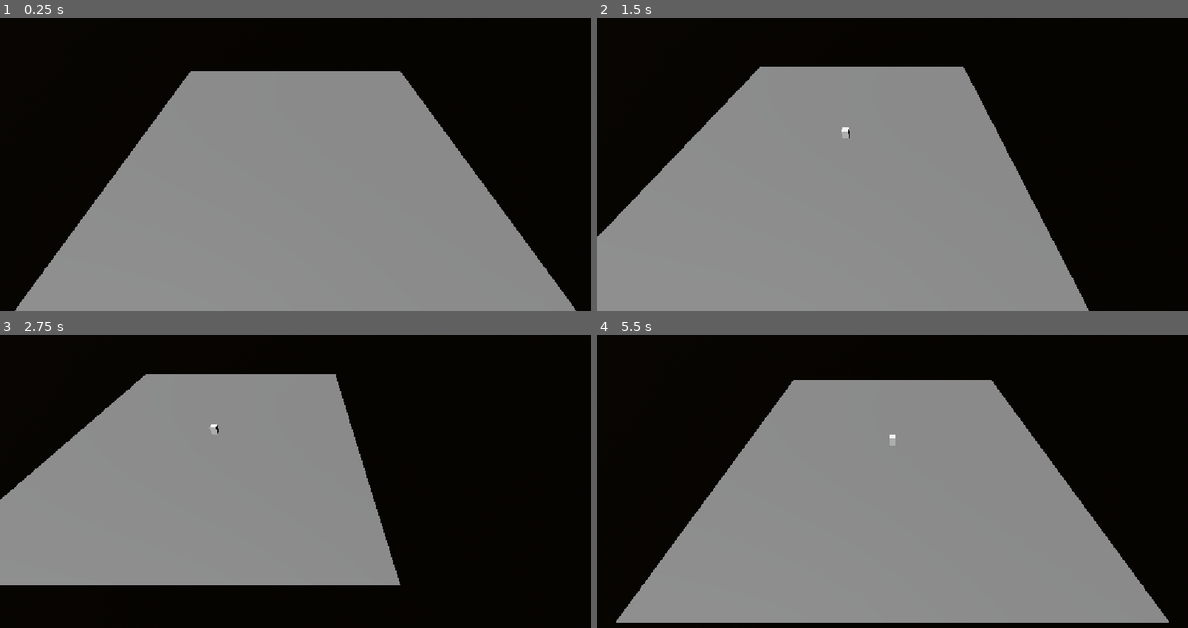
Above: before the commit, frames 1-4 (two rows, left to right).
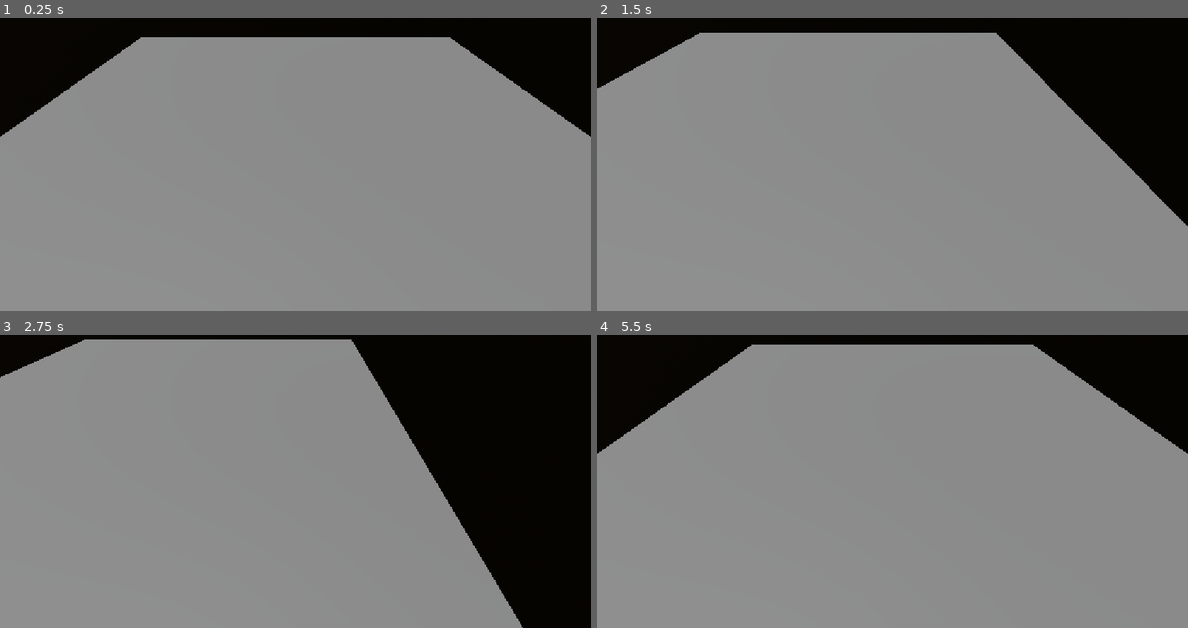
Above: after the commit, the same moments.

Repository: Pranav-Sashank/Metropolis
Game: Godot game, scene res://Scenes/World/world.tscn
Same seed, same stepped clock (60 frames per second), same inputs: the game is played once before the commit and once after it. The project has no main scene, so this scene is started directly.
Inputs (mouse positions are in pixels of both pictures, inside the frame that each line leads up to):
- Up to frame 1 (0.25 s): no input
- Up to frame 2 (1.5 s): tap Enter at 0.5 s; move the mouse to (1022, 129) at 0.52 s; hold Right (ui_right) 0.53-1.28 s; click (1022, 129) at 0.67 s; move the mouse to (774, 161) at 1.27 s; hold Down (ui_down) from 1.28 s (still down); click (774, 161) at 1.42 s
- Up to frame 3 (2.75 s): move the mouse to (354, 387) at 2.02 s; release Down (ui_down) at 2.03 s; hold Right (ui_right) from 2.03 s (still down); click (354, 387) at 2.17 s
- Up to frame 4 (5.5 s): move the mouse to (862, 528) at 2.77 s; release Right (ui_right) at 2.78 s; hold Up (ui_up) 2.78-3.53 s; click (862, 528) at 2.92 s; move the mouse to (1069, 510) at 3.52 s; hold Left (ui_left) 3.53-5.03 s; click (1069, 510) at 3.67 s; move the mouse to (715, 411) at 4.27 s; click (715, 411) at 4.42 s; move the mouse to (922, 460) at 5.02 s; hold Down (ui_down) from 5.03 s (still down); click (922, 460) at 5.17 s

The runs differ from the first frame. In frame 1, 32% of the frame differs, in the area x 0-100%, y 6-100%; in frame 2, 30%; in frame 3, 32%; in frame 4, 34%, in the area x 0-100%, y 3-100%.

Commit message:
Directions Setup

Diff:
--- a/new-game-project/Scenes/Camera/CameraRig.tscn
+++ b/new-game-project/Scenes/Camera/CameraRig.tscn
@@ -1,10 +1,10 @@
 [gd_scene format=3 uid="uid://04kc4ygqp26k"]
 
-[ext_resource type="Script" uid="uid://dmwh3jk0e0tpv" path="res://Scenes/World/camera_3d.gd" id="1_co4bg"]
+[ext_resource type="Script" uid="uid://r1qucbujawau" path="res://Scenes/Camera/camera_rig.gd" id="1_co4bg"]
 
-[node name="CameraRig" type="Node3D" unique_id=1349455347]
+[node name="CameraRig" type="Node3D" unique_id=1276894958]
+script = ExtResource("1_co4bg")
 
-[node name="Camera3D" type="Camera3D" parent="." unique_id=477655216]
-transform = Transform3D(1, 0, 0, 0, 0.7071068, 0.7071068, 0, -0.7071068, 0.7071068, 0, 48.175964, 48.175964)
+[node name="Camera3D" type="Camera3D" parent="." unique_id=1460542769]
+transform = Transform3D(1, 0, 0, 0, 0.70710677, 0.70710677, 0, -0.70710677, 0.70710677, 0, 25, 25)
 current = true
-script = ExtResource("1_co4bg")
--- a/new-game-project/Scenes/World/camera_3d.gd
+++ b/new-game-project/Scenes/Camera/camera_rig.gd
@@ -1,9 +1,9 @@
-extends Camera3D
+extends Node3D
 
-@export var move_speed := 20.0
+@export var move_speed: float = 20.0
 
 func _process(delta):
-	var direction = Vector3.ZERO
+	var direction := Vector3.ZERO
 
 	if Input.is_action_pressed("ui_up"):
 		direction.z -= 1
@@ -17,4 +17,7 @@
 	if Input.is_action_pressed("ui_right"):
 		direction.x += 1
 
+	if direction != Vector3.ZERO:
+		direction = direction.normalized()
+
 	position += direction * move_speed * delta
--- a/new-game-project/Scenes/World/world.tscn
+++ b/new-game-project/Scenes/World/world.tscn
@@ -1,7 +1,7 @@
 [gd_scene format=3 uid="uid://d3vnnnd2fe8u"]
 
-[ext_resource type="Script" uid="uid://dmwh3jk0e0tpv" path="res://Scenes/World/camera_3d.gd" id="1_t1gg8"]
 [ext_resource type="Script" uid="uid://dbjvbegdf8gt5" path="res://Scripts/World.gd" id="1_yp2ti"]
+[ext_resource type="PackedScene" uid="uid://04kc4ygqp26k" path="res://Scenes/Camera/CameraRig.tscn" id="2_3rhlx"]
 
 [sub_resource type="PhysicalSkyMaterial" id="PhysicalSkyMaterial_53ik6"]
 
@@ -27,11 +27,6 @@
 [node name="WorldEnvironment" type="WorldEnvironment" parent="DirectionalLight3D" unique_id=107877615]
 environment = SubResource("Environment_jdw53")
 
-[node name="Camera3D" type="Camera3D" parent="." unique_id=2128178348]
-transform = Transform3D(1, 0, 0, 0, 0.70710677, 0.70710677, 0, -0.70710677, 0.70710677, 0, 48.175964, 48.175964)
-current = true
-script = ExtResource("1_t1gg8")
-
 [node name="Ground" type="StaticBody3D" parent="." unique_id=1792650949]
 
 [node name="CollisionShape3D" type="CollisionShape3D" parent="Ground" unique_id=1530859313]
@@ -41,3 +36,5 @@
 mesh = SubResource("PlaneMesh_jdw53")
 
 [node name="BuildPreview" type="Marker3D" parent="." unique_id=185991780]
+
+[node name="CameraRig" parent="." unique_id=1276894958 instance=ExtResource("2_3rhlx")]
--- a/new-game-project/Scripts/World.gd
+++ b/new-game-project/Scripts/World.gd
@@ -1,13 +1 @@
 extends Node3D
-
-@onready var HOUSE = load("res://Buildings/House.tscn")
-
-func _unhandled_input(event):
-	if event is InputEventMouseButton:
-		if event.button_index == MOUSE_BUTTON_LEFT and event.pressed:
-			place_house()
-
-func place_house():
-	var house = HOUSE.instantiate()
-	add_child(house)
-	house.position = Vector3(0, 1.5, 0)
--- a/new-game-project/project.godot
+++ b/new-game-project/project.godot
@@ -19,6 +19,41 @@
 window/stretch/mode="canvas_items"
 window/stretch/aspect="expand"
 
+[input]
+
+ui_left={
+"deadzone": 0.5,
+"events": [Object(InputEventKey,"resource_local_to_scene":false,"resource_name":"","device":16,"window_id":0,"alt_pressed":false,"shift_pressed":false,"ctrl_pressed":false,"meta_pressed":false,"pressed":false,"keycode":4194319,"physical_keycode":0,"key_label":0,"unicode":0,"location":0,"echo":false,"script":null)
+, Object(InputEventJoypadButton,"resource_local_to_scene":false,"resource_name":"","device":-1,"button_index":13,"pressure":0.0,"pressed":false,"script":null)
+, Object(InputEventJoypadMotion,"resource_local_to_scene":false,"resource_name":"","device":-1,"axis":0,"axis_value":-1.0,"script":null)
+, Object(InputEventKey,"resource_local_to_scene":false,"resource_name":"","device":-1,"window_id":0,"alt_pressed":false,"shift_pressed":false,"ctrl_pressed":false,"meta_pressed":false,"pressed":false,"keycode":0,"physical_keycode":65,"key_label":0,"unicode":97,"location":0,"echo":false,"script":null)
+]
+}
+ui_right={
+"deadzone": 0.5,
+"events": [Object(InputEventKey,"resource_local_to_scene":false,"resource_name":"","device":16,"window_id":0,"alt_pressed":false,"shift_pressed":false,"ctrl_pressed":false,"meta_pressed":false,"pressed":false,"keycode":4194321,"physical_keycode":0,"key_label":0,"unicode":0,"location":0,"echo":false,"script":null)
+, Object(InputEventJoypadButton,"resource_local_to_scene":false,"resource_name":"","device":-1,"button_index":14,"pressure":0.0,"pressed":false,"script":null)
+, Object(InputEventJoypadMotion,"resource_local_to_scene":false,"resource_name":"","device":-1,"axis":0,"axis_value":1.0,"script":null)
+, Object(InputEventKey,"resource_local_to_scene":false,"resource_name":"","device":-1,"window_id":0,"alt_pressed":false,"shift_pressed":false,"ctrl_pressed":false,"meta_pressed":false,"pressed":false,"keycode":0,"physical_keycode":68,"key_label":0,"unicode":100,"location":0,"echo":false,"script":null)
+]
+}
+ui_up={
+"deadzone": 0.5,
+"events": [Object(InputEventKey,"resource_local_to_scene":false,"resource_name":"","device":16,"window_id":0,"alt_pressed":false,"shift_pressed":false,"ctrl_pressed":false,"meta_pressed":false,"pressed":false,"keycode":4194320,"physical_keycode":0,"key_label":0,"unicode":0,"location":0,"echo":false,"script":null)
+, Object(InputEventJoypadButton,"resource_local_to_scene":false,"resource_name":"","device":-1,"button_index":11,"pressure":0.0,"pressed":false,"script":null)
+, Object(InputEventJoypadMotion,"resource_local_to_scene":false,"resource_name":"","device":-1,"axis":1,"axis_value":-1.0,"script":null)
+, Object(InputEventKey,"resource_local_to_scene":false,"resource_name":"","device":-1,"window_id":0,"alt_pressed":false,"shift_pressed":false,"ctrl_pressed":false,"meta_pressed":false,"pressed":false,"keycode":0,"physical_keycode":87,"key_label":0,"unicode":119,"location":0,"echo":false,"script":null)
+]
+}
+ui_down={
+"deadzone": 0.5,
+"events": [Object(InputEventKey,"resource_local_to_scene":false,"resource_name":"","device":16,"window_id":0,"alt_pressed":false,"shift_pressed":false,"ctrl_pressed":false,"meta_pressed":false,"pressed":false,"keycode":4194322,"physical_keycode":0,"key_label":0,"unicode":0,"location":0,"echo":false,"script":null)
+, Object(InputEventJoypadButton,"resource_local_to_scene":false,"resource_name":"","device":-1,"button_index":12,"pressure":0.0,"pressed":false,"script":null)
+, Object(InputEventJoypadMotion,"resource_local_to_scene":false,"resource_name":"","device":-1,"axis":1,"axis_value":1.0,"script":null)
+, Object(InputEventKey,"resource_local_to_scene":false,"resource_name":"","device":-1,"window_id":0,"alt_pressed":false,"shift_pressed":false,"ctrl_pressed":false,"meta_pressed":false,"pressed":false,"keycode":0,"physical_keycode":83,"key_label":0,"unicode":115,"location":0,"echo":false,"script":null)
+]
+}
+
 [physics]
 
 3d/physics_engine="Jolt Physics"
Not shown, added: new-game-project/Scenes/Camera/camera_rig.gd.uid
Not shown, removed: new-game-project/Scenes/World/camera_3d.gd.uid
